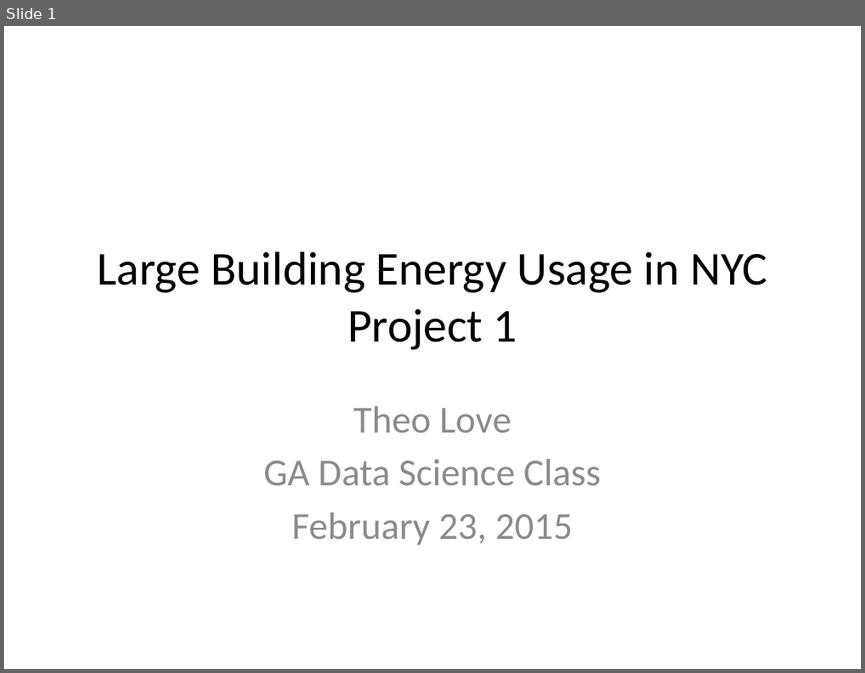
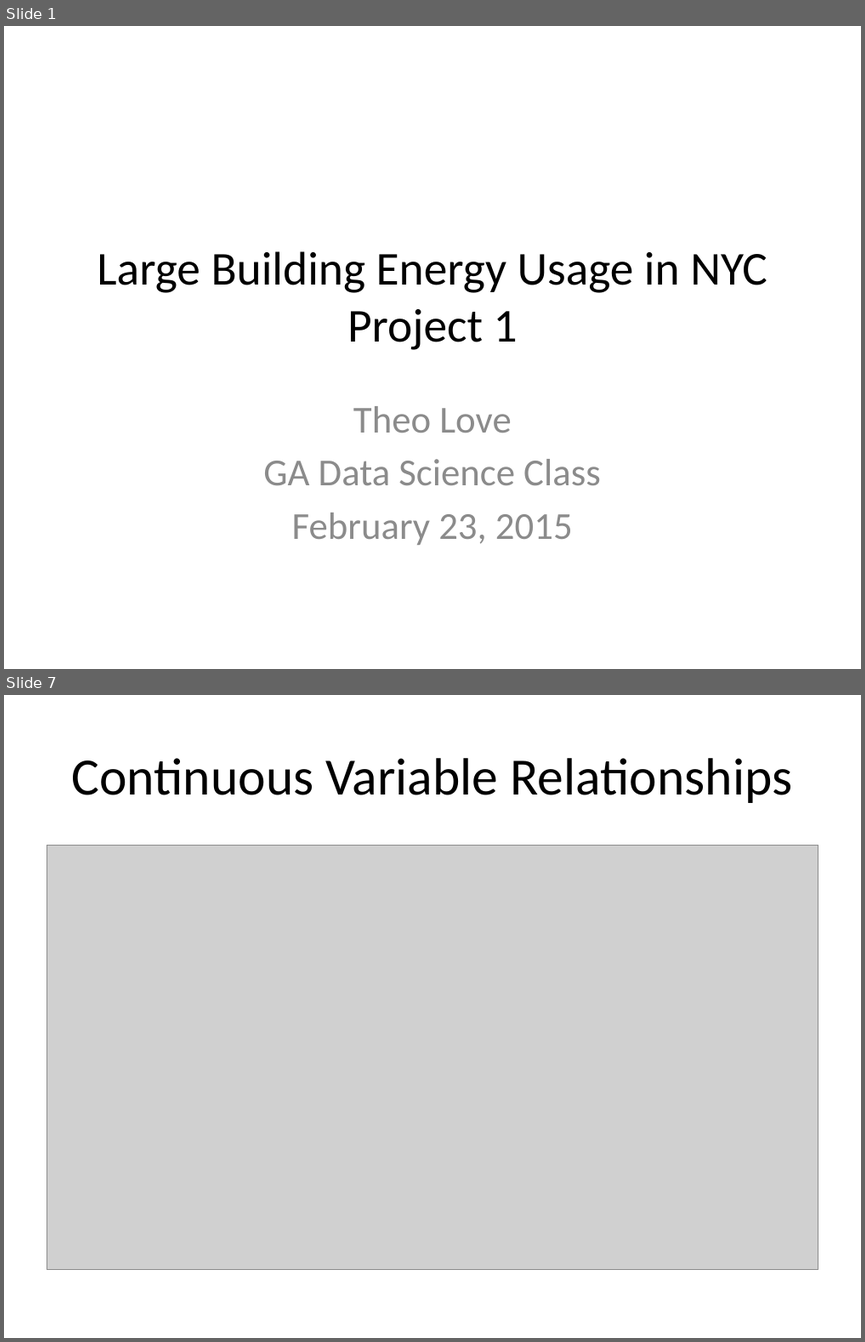
Before and after one commit to theolove/ga_project1_tlove, a slide deck: Projects/Project 1/Project1_Tlove Presentation.pptx. Shown one above the other, each under a label of ours: slide 1 before the commit, slides 1 and 7 after it; the slides between them are not shown. The pictures are 865x673 and 865x1342 pixels, drawn with LibreOffice and Linux fonts; fonts in the diff are those of the drawing; grey boxes stand for pictures. Boxes give left, top, right and bottom in pixels: in the first picture for what was removed or moved away, otherwise in the second. Text is boxed around its words. In the diff, an @@ line names an element or a change of style, - is before the commit and + after.

```diff
--- a/Projects/Project 1/Project1_Tlove Presentation.pptx
+++ b/Projects/Project 1/Project1_Tlove Presentation.pptx
@@ slide 7 added at (4, 695, 861, 1338), background #FFFFFF @@
@@ title added at (71, 758, 792, 803), 44 pt, text #000000 @@
+Continuous Variable Relationships
@@ picture added at (46, 845, 818, 1269) @@
```
Also in this commit, not shown: 3 slides changed, 6 other slides added, 4 slides removed, 1 other file.
